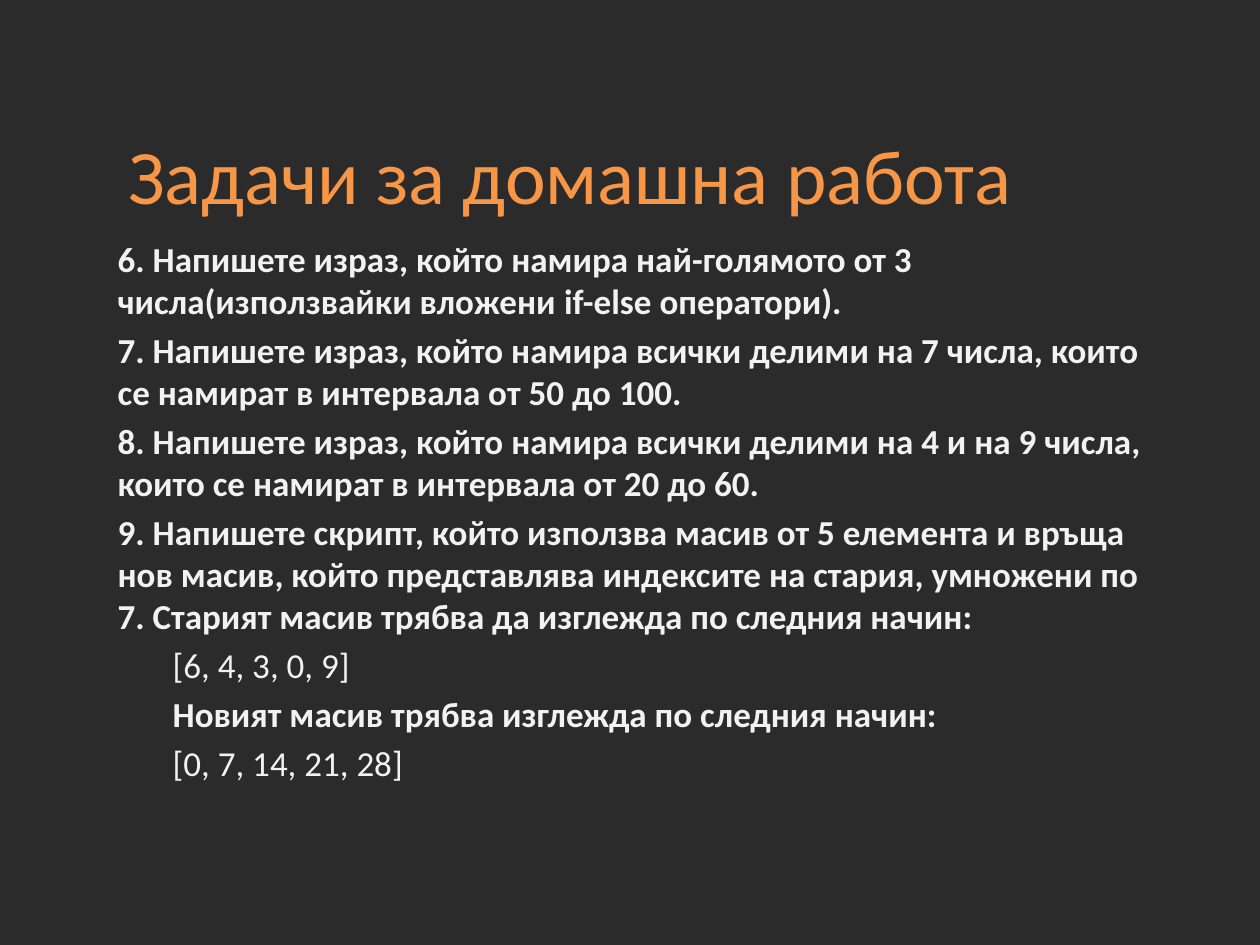
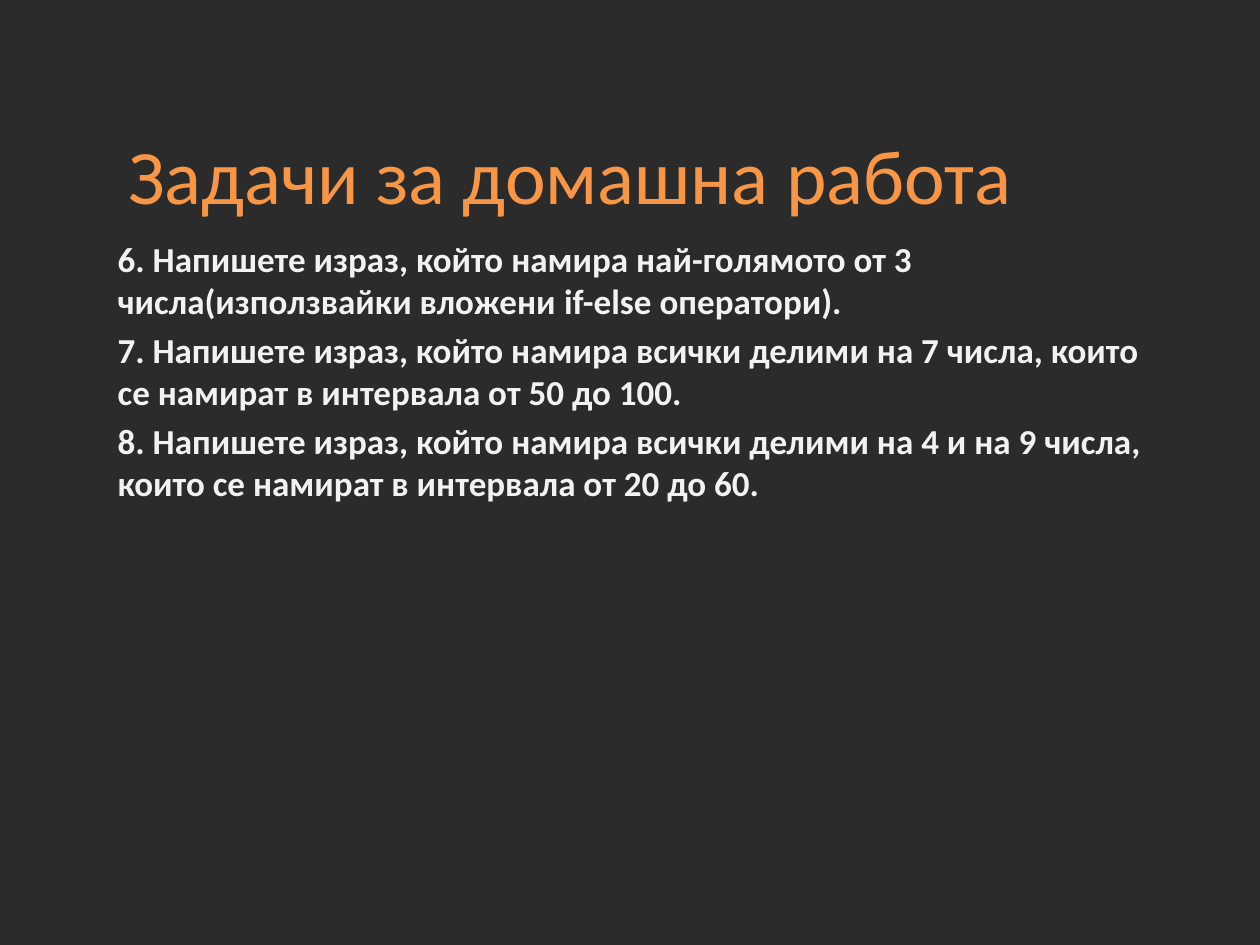
Before and after one commit to Academy-Soft-Intellect/Front-End-Course, a slide deck: slide 77 of 09-JavaScript-Basics/09-JavaScript-Basics.pptx. Drawn at 1260x945 pixels with LibreOffice and Linux fonts; fonts in the diff are those of the drawing; background and template pictures are left out; a plain dark background stands for a picture behind light text. Boxes give left, top, right and bottom in pixels: in the first picture for what was removed or moved away, otherwise in the second. Text is boxed around its words. In the diff, an @@ line names an element or a change of style, - is before the commit and + after.

Commit message:
Homework update

```diff
--- a/09-JavaScript-Basics/09-JavaScript-Basics.pptx
+++ b/09-JavaScript-Basics/09-JavaScript-Basics.pptx
@@ text at [118, 521, 1138, 781]: paragraphs removed @@
-9. Напишете скрипт, който използва масив от 5 елемента и връща нов масив, който представлява индексите на стария, умножени по 7. Старият масив трябва да изглежда по следния начин:
-  [6, 4, 3, 0, 9]
-  Новият масив трябва изглежда по следния начин:
-  [0, 7, 14, 21, 28]
```
